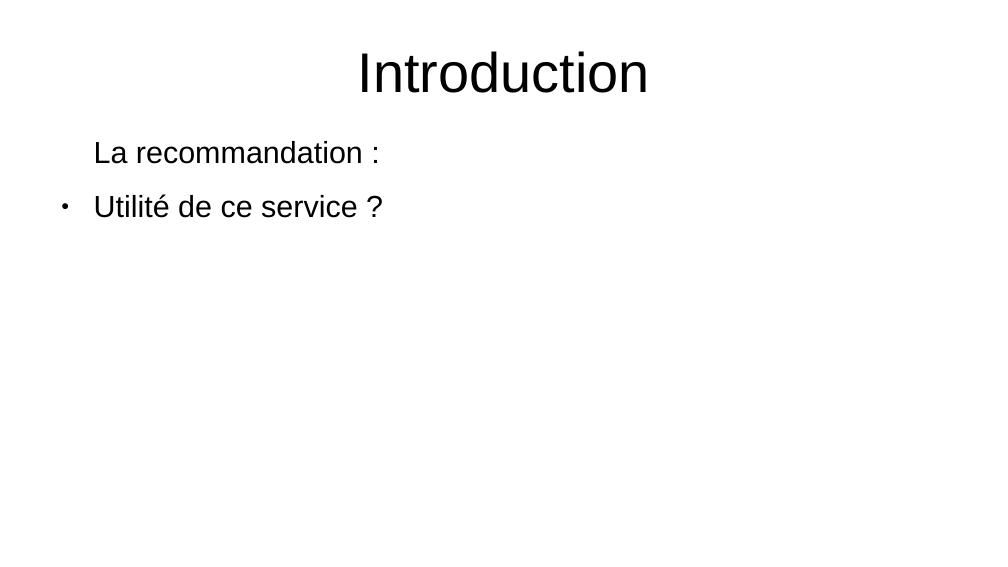
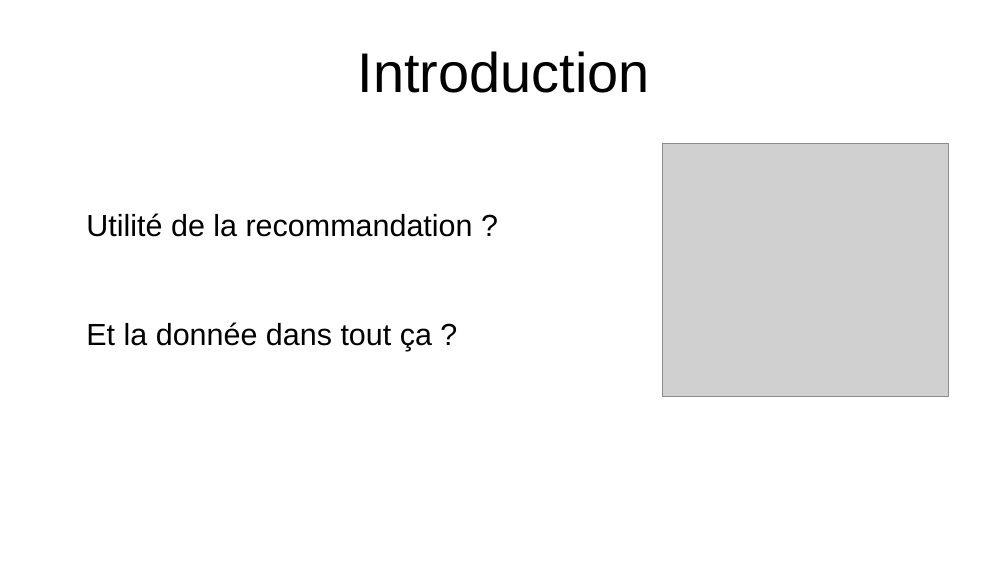
Before and after one commit to Koorg1996/filrouge, a slide deck: slide 3 of pieces_a_rendre/diapos.odp. Drawn at 1008x567 pixels with LibreOffice and Linux fonts; fonts in the diff are those of the drawing; grey boxes stand for pictures. Boxes give left, top, right and bottom in pixels: in the first picture for what was removed or moved away, otherwise in the second. Text is boxed around its words. In the diff, an @@ line names an element or a change of style, - is before the commit and + after.

```diff
--- a/pieces_a_rendre/diapos.odp
+++ b/pieces_a_rendre/diapos.odp
@@ picture added at bbox=[662, 144, 948, 396] @@
@@ text at bbox=[86, 213, 473, 351]: text changed @@
-La recommandation :
-● Utilité de ce service ?
+Utilité de la recommandation ?
+Et la donnée dans tout ça ?
```
Also in this commit, not shown: 1 other slide changed, 4 slides added, 5 other files.
